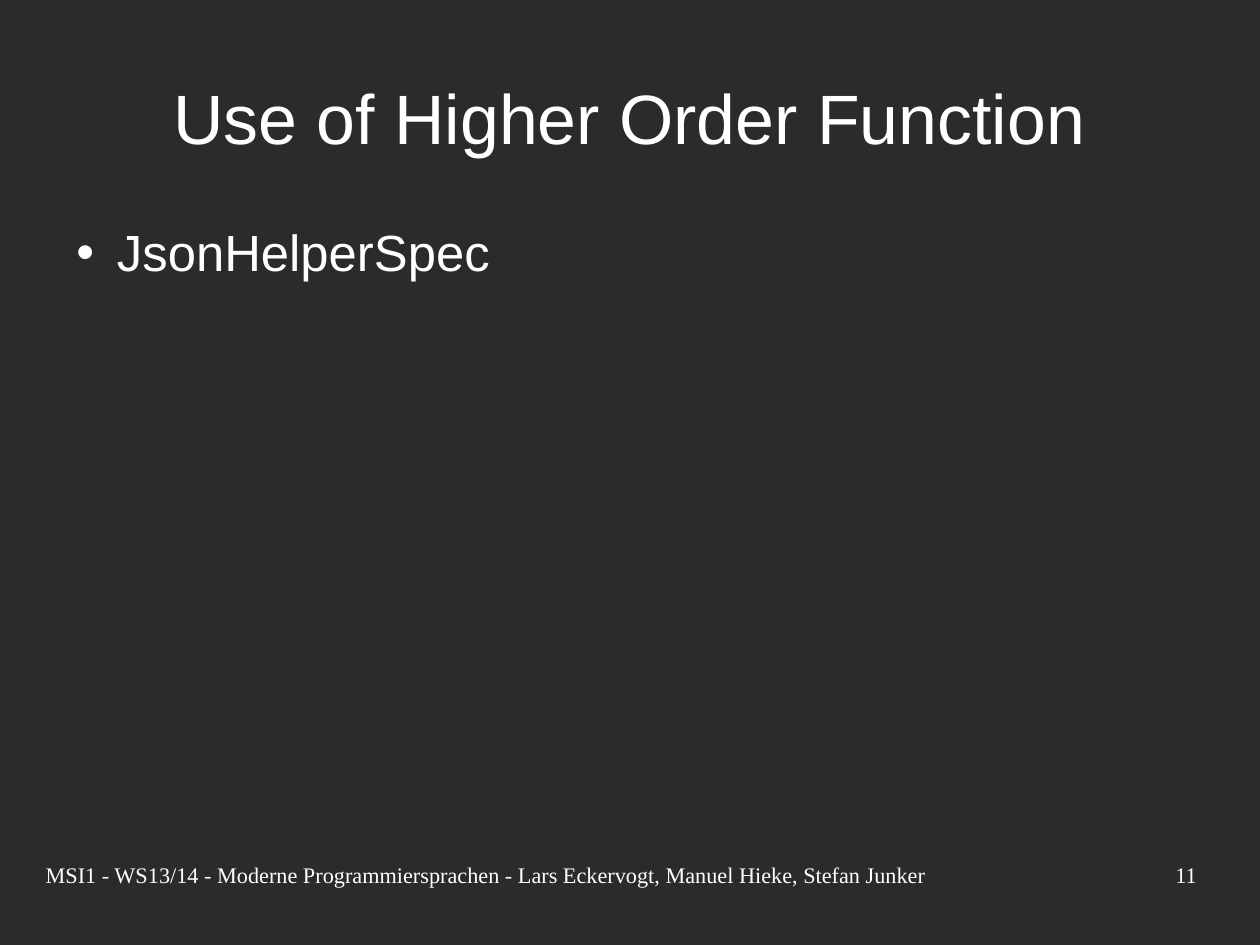
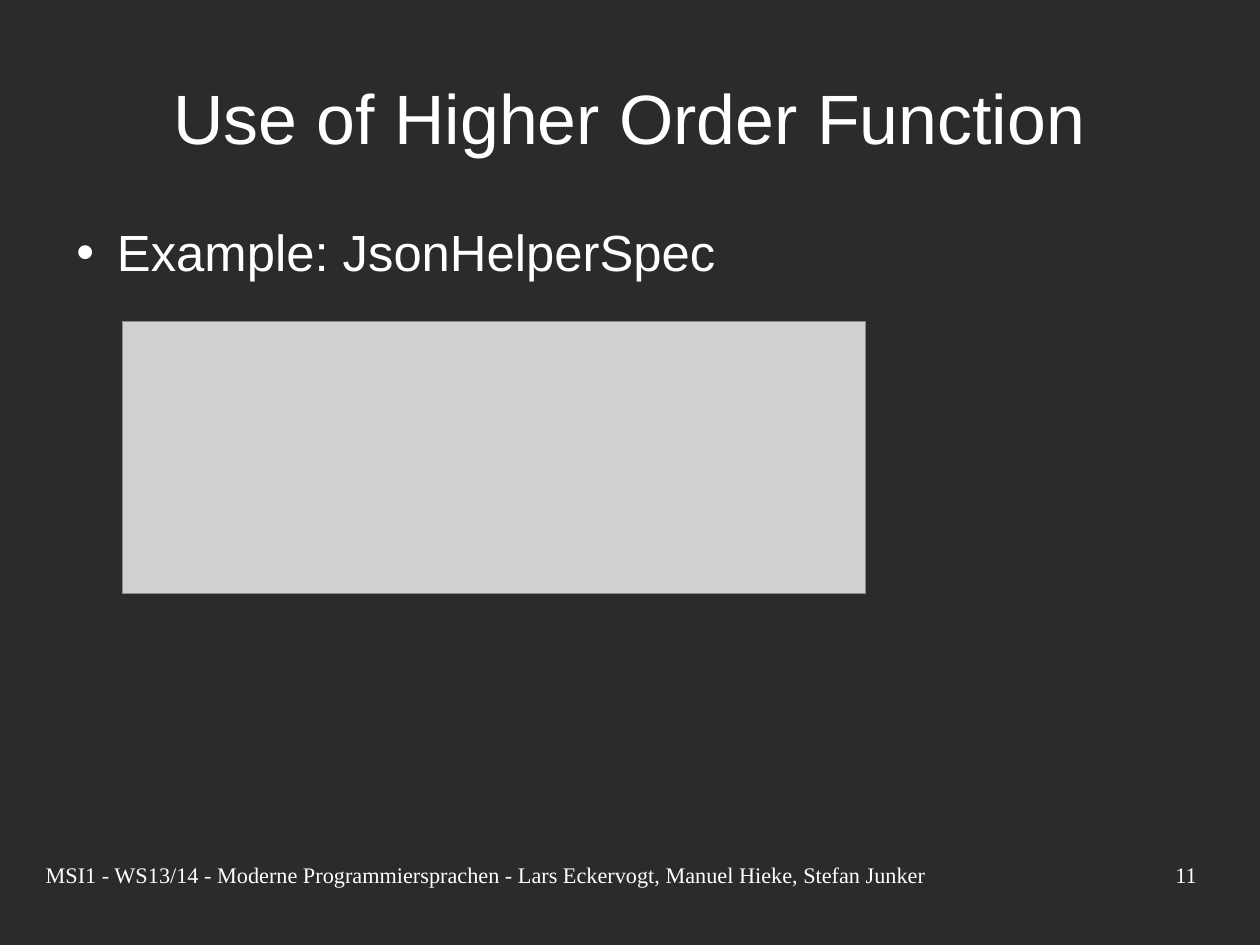
Before and after one commit to nerduel/TacZombie, a slide deck: slide 11 of doc/presentation/Presentation.odp. Drawn at 1260x945 pixels with LibreOffice and Linux fonts; fonts in the diff are those of the drawing; grey boxes stand for pictures; background and template pictures are left out; a plain dark background stands for a picture behind light text. Boxes give left, top, right and bottom in pixels: in the first picture for what was removed or moved away, otherwise in the second. Text is boxed around its words. In the diff, an @@ line names an element or a change of style, - is before the commit and + after.

Commit message:
Presentation

```diff
--- a/doc/presentation/Presentation.odp
+++ b/doc/presentation/Presentation.odp
@@ text at box(117, 234, 716, 282): text changed @@
-• JsonHelperSpec
+• Example: JsonHelperSpec
@@ picture added at box(122, 321, 866, 593) @@
```
Also in this commit, not shown: 2 other slides changed.
